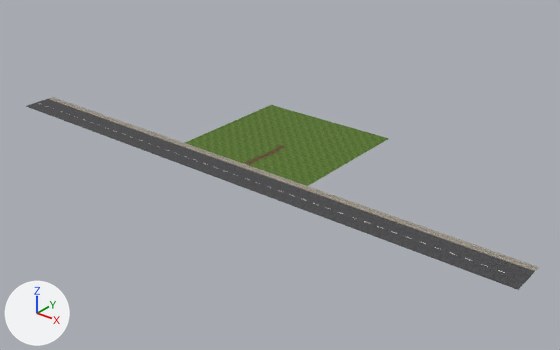
Before and after pictures for a commit that changed the glTF model assets/modelos/parcela.gltf.
Camera for both pictures: a 50 mm lens placed at (138.0, -177.5, 96.4), pointed at (-3.3, -1.0, -13.1). The axes (+X, +Y, +Z) are drawn at lower left. The lights are the same throughout. The older version comes first. Vertices at exactly the same position are counted once.

Objects in the first picture: 'parcela'.
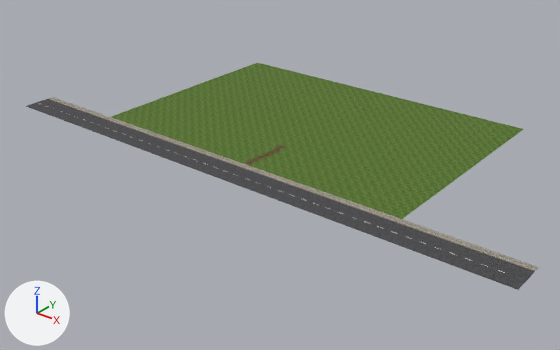
Where the change shows, as pixel boxes [x1, y1, x2, y2] in the pictures (560 x 350 px):
'parcela', reshaped (18% taller): before [26, 97, 539, 290]; after [26, 63, 539, 290]
part 1 of me_parcela, added (green): after [111, 63, 523, 219]

The change in detail:
me_parcela is used by ob_parcela; location (0.0, 0.0, 0.0).
me_parcela had 2582 vertices, 4740 faces and spanned x -90.0..90.0, y -34.0..20.0, z 0.0.
me_parcela now has 9318 vertices, 18014 faces and spans x -90.0..90.0, y -34.0..54.0, z 0.0.
me_parcela part 1: 6736 vertices added at x -59.0..54.0, y -23.0..54.0, z 0.0.
